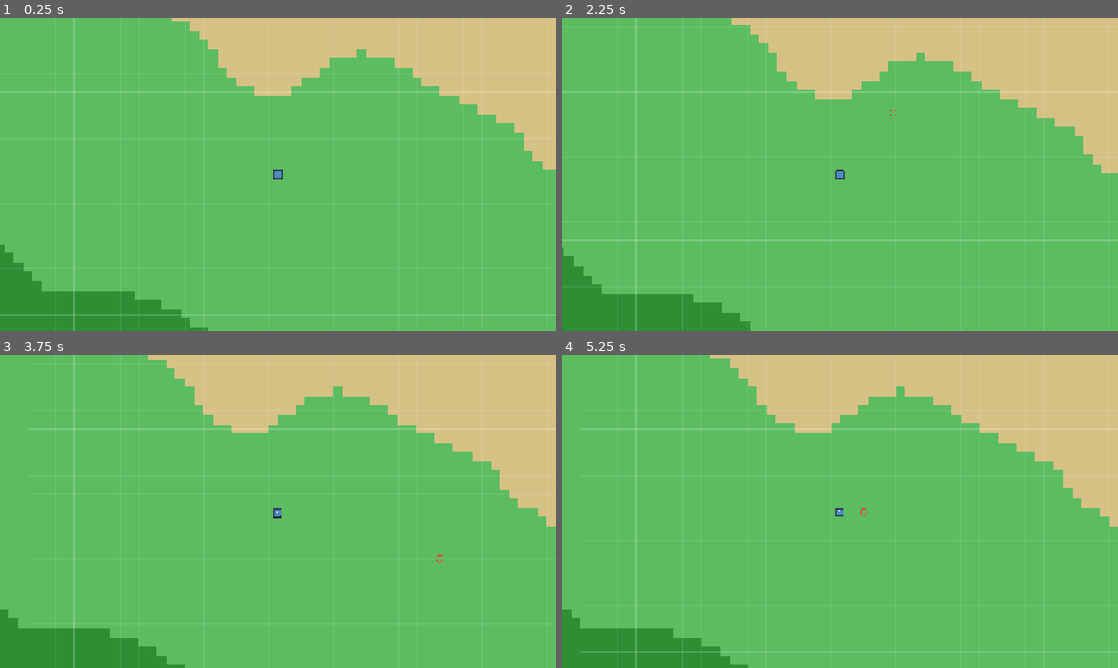
Above: before the commit, frames 1-4 (two rows, left to right).
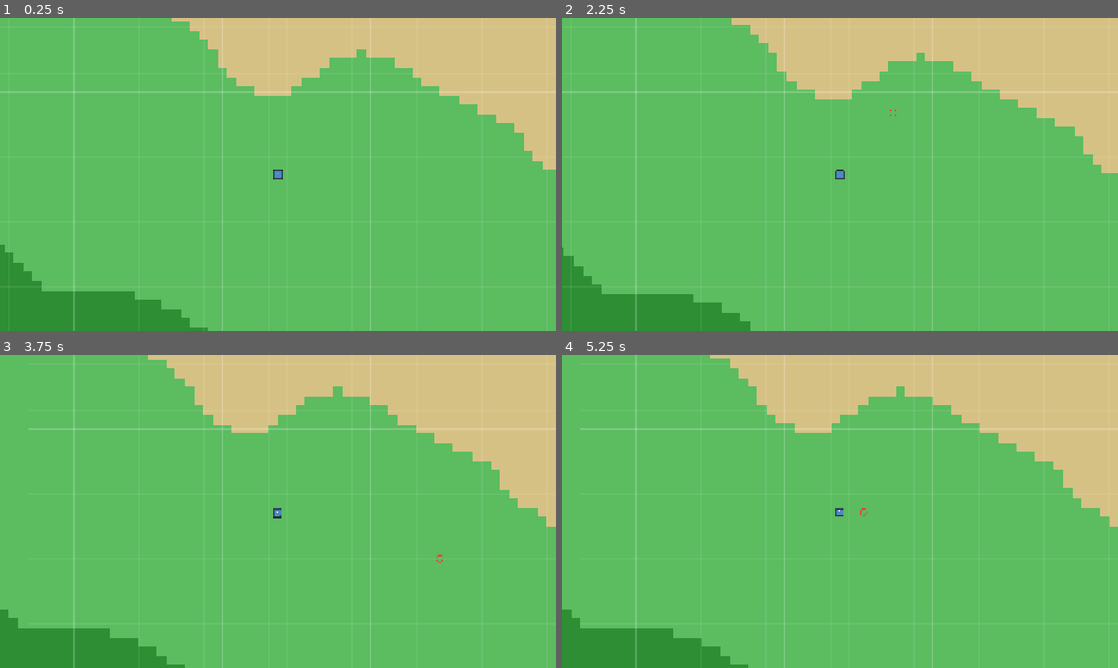
Above: after the commit, the same moments.

Repository: Zathmier/necromancer-game-public
Game: Godot game, scene res://scenes/main.tscn
Two runs of this game, one before a commit and one after it. Both use one fixed random seed, a clock stepped at 60 frames per second and the inputs below. The engine's default icon, where the game draws it, is replaced by a stand-in: a white triangle on a blue panel in a dark square.
Inputs (mouse positions are in pixels of both pictures, inside the frame that each line leads up to):
- Up to frame 1 (0.25 s): no input
- Up to frame 2 (2.25 s): tap Enter at 0.5 s; move the mouse to (962, 158) at 0.52 s; click (962, 158) at 0.67 s; move the mouse to (728, 190) at 1.27 s; click (728, 190) at 1.42 s; move the mouse to (895, 105) at 2.02 s; click (895, 105) at 2.17 s
- Up to frame 3 (3.75 s): move the mouse to (250, 574) at 2.77 s; click (250, 574) at 2.92 s; move the mouse to (444, 558) at 3.52 s; click (444, 558) at 3.67 s
- Up to frame 4 (5.25 s): move the mouse to (673, 464) at 4.27 s; click (673, 464) at 4.42 s; move the mouse to (867, 511) at 5.02 s; click (867, 511) at 5.17 s

The runs differ from the first frame. In frame 1, 1.0% of the frame differs, in the area x 0-100%, y 0-100%; in frame 2, 1.2%; in frame 3, 0.5%; in frame 4, 1.0%.

Commit message:
new chat started

Diff:
--- a/scripts/debug/Grid.gd
+++ b/scripts/debug/Grid.gd
@@ -1,6 +1,7 @@
 extends Node2D
-# Pixel-perfect world-space grid aligned to 32x32 TileMap cells.
-# Godot 4.5 — pure GDScript (no ?:), helpers at top level.
+# World-anchored grid for 32x32 tiles.
+# Draws lines at x=n*TILE, y=n*TILE in world space.
+# Godot 4.5, pure GDScript (no ternary).
 
 const TILE := 32
 const MAJOR_EVERY := 8
@@ -21,52 +22,54 @@
 	if cam == null:
 		return
 
-	# Visible world rect from camera
+	# Visible world rect (world-space) centered on camera
 	var vp_size: Vector2 = get_viewport_rect().size
 	var zoom: Vector2 = cam.zoom
-	var size_ws: Vector2 = vp_size * zoom
-	var tl_ws: Vector2 = cam.get_screen_center_position() - size_ws * 0.5
-	var br_ws: Vector2 = tl_ws + size_ws
+	var half_ws: Vector2 = vp_size * zoom * 0.5
+	var center_ws: Vector2 = cam.global_position
 
-	# Snap to whole-tile edges (works in negatives)
-	var left_edge:  int = floori(tl_ws.x / TILE) * TILE
-	var right_edge: int = ceili (br_ws.x / TILE) * TILE
-	var top_edge:   int = floori(tl_ws.y / TILE) * TILE
-	var bot_edge:   int = ceili (br_ws.y / TILE) * TILE
+	var tl_ws: Vector2 = center_ws - half_ws
+	var br_ws: Vector2 = center_ws + half_ws
 
-	# Base line width ≈ 1px on screen
+	# Convert to inclusive tile index range
+	var tl_tx: int = floori(tl_ws.x / TILE)
+	var tl_ty: int = floori(tl_ws.y / TILE)
+	var br_tx: int = ceili(br_ws.x / TILE) - 1
+	var br_ty: int = ceili(br_ws.y / TILE) - 1
+
+	# Safety early-out
+	if br_tx < tl_tx or br_ty < tl_ty:
+		return
+
+	# Keep ~1px line width on screen regardless of zoom
 	var base_lw: float = min(1.0 / zoom.x, 1.0 / zoom.y)
 
-	# Vertical grid lines
-	for x in range(left_edge, right_edge + 1, TILE):
-		var is_major: bool = posmod(x / TILE, MAJOR_EVERY) == 0
+	# Vertical lines: x = tx*TILE
+	for tx in range(tl_tx, br_tx + 1):
+		var x := float(tx * TILE)
+		var is_major: bool = posmod(tx, MAJOR_EVERY) == 0
 		var col: Color = major_col if is_major else minor_col
 		var w: float = (2.0 / zoom.x) if is_major else base_lw
-		var wx: float = snap_world_x(x, tl_ws, zoom)
 
-		var y1: float = snap_world_y(top_edge, tl_ws, zoom)
-		var y2: float = snap_world_y(bot_edge, tl_ws, zoom)
-		draw_line(Vector2(wx, y1), Vector2(wx, y2), col, w, false)
+		draw_line(
+			Vector2(x, float(tl_ty * TILE)),
+			Vector2(x, float((br_ty + 1) * TILE)),
+			col,
+			w,
+			false
+		)
 
-	# Horizontal grid lines
-	for y in range(top_edge, bot_edge + 1, TILE):
-		var is_major2: bool = posmod(y / TILE, MAJOR_EVERY) == 0
+	# Horizontal lines: y = ty*TILE
+	for ty in range(tl_ty, br_ty + 1):
+		var y := float(ty * TILE)
+		var is_major2: bool = posmod(ty, MAJOR_EVERY) == 0
 		var col2: Color = major_col if is_major2 else minor_col
 		var w2: float = (2.0 / zoom.y) if is_major2 else base_lw
-		var wy: float = snap_world_y(y, tl_ws, zoom)
 
-		var x1: float = snap_world_x(left_edge, tl_ws, zoom)
-		var x2: float = snap_world_x(right_edge, tl_ws, zoom)
-		draw_line(Vector2(x1, wy), Vector2(x2, wy), col2, w2, false)
-
-# ---- helpers (top-level, not nested) ----
-
-func snap_world_x(wx: float, tl_ws: Vector2, zoom: Vector2) -> float:
-	var sx: float = (wx - tl_ws.x) / zoom.x
-	var sx_snap: float = floor(sx) + 0.5
-	return tl_ws.x + sx_snap * zoom.x
-
-func snap_world_y(wy: float, tl_ws: Vector2, zoom: Vector2) -> float:
-	var sy: float = (wy - tl_ws.y) / zoom.y
-	var sy_snap: float = floor(sy) + 0.5
-	return tl_ws.y + sy_snap * zoom.y
+		draw_line(
+			Vector2(float(tl_tx * TILE), y),
+			Vector2(float((br_tx + 1) * TILE), y),
+			col2,
+			w2,
+			false
+		)
--- a/scripts/player/Player.gd
+++ b/scripts/player/Player.gd
@@ -41,9 +41,11 @@
 func _physics_process(delta: float) -> void:
 	var cam := get_node_or_null("Camera2D") as Camera2D
 	if cam:
-		# Pixel-perfect snap that respects zoom (prevents half-pixel drift)
+		# Snap camera to pixel grid in screen space, then map back to world.
 		var p := cam.global_position * cam.zoom
-		cam.global_position = (Vector2(round(p.x), round(p.y)) / cam.zoom)
+		p.x = round(p.x)
+		p.y = round(p.y)
+		cam.global_position = p / cam.zoom
 
 	if not _has_path:
 		velocity = Vector2.ZERO
